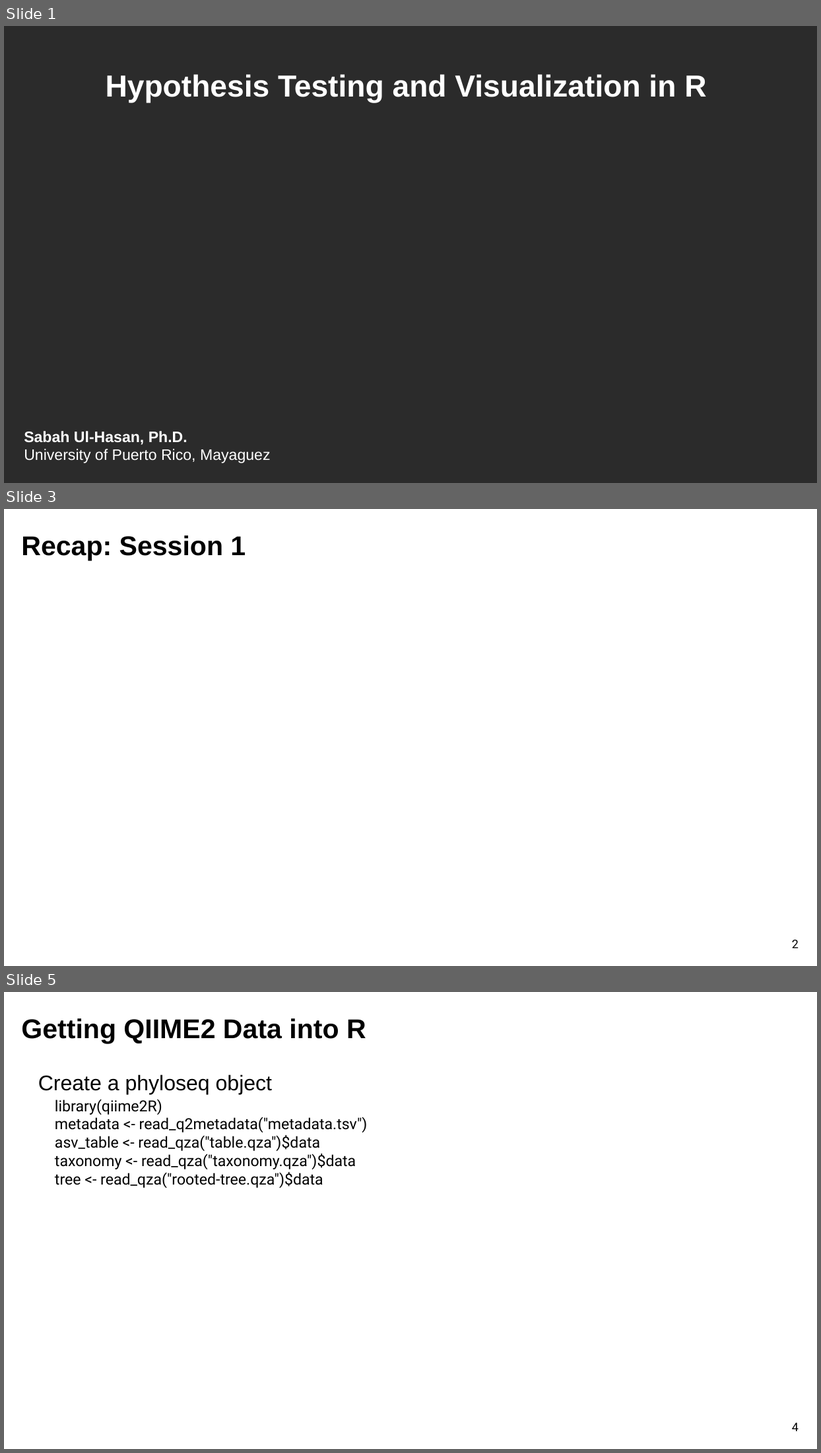
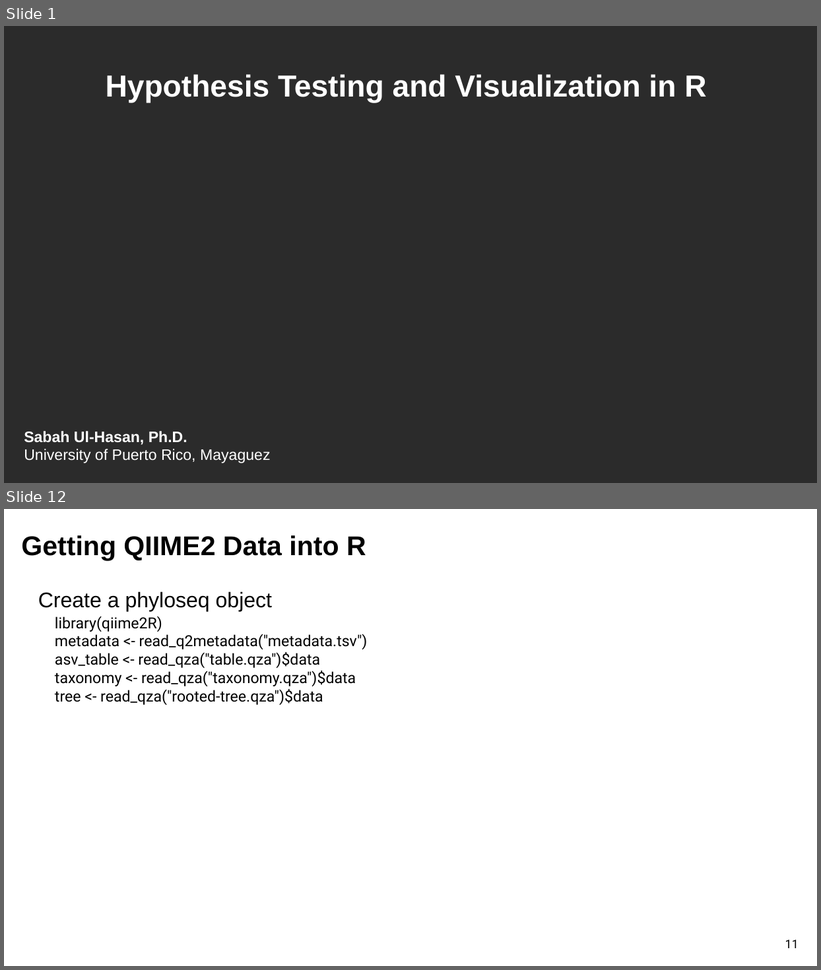
Before and after one commit to sabahzero/UPRM_QIIME2workshop, a slide deck: lectures/Lecture3_UlHasan.pptx. Shown one above the other, each under a label of ours: slides 1, 3 and 5 before the commit, slides 1 and 12 after it; the slides between them are not shown. The pictures are 821x1453 and 821x970 pixels, drawn with LibreOffice and Linux fonts; fonts in the diff are those of the drawing; background and template pictures are left out; a plain dark background stands for a picture behind light text. Boxes give left, top, right and bottom in pixels: in the first picture for what was removed or moved away, otherwise in the second. Text is boxed around its words. In the diff, an @@ line names an element or a change of style, - is before the commit and + after.

```diff
--- a/lectures/Lecture3_UlHasan.pptx
+++ b/lectures/Lecture3_UlHasan.pptx
@@ slide 3 removed at (x1=4, y1=509, x2=817, y2=966), background #FFFFFF @@
@@ text removed at (x1=21, y1=535, x2=246, y2=560) @@
-Recap: Session 1
@@ page number removed at (x1=792, y1=940, x2=799, y2=949) @@
-2
@@ what was slide 5 is now slide 12 @@
@@ page number at (x1=785, y1=940, x2=799, y2=949): text changed @@
-4
+11
```
Also in this commit, not shown: 4 slides changed, 9 slides added, 1 other slide removed, 2 other files.
